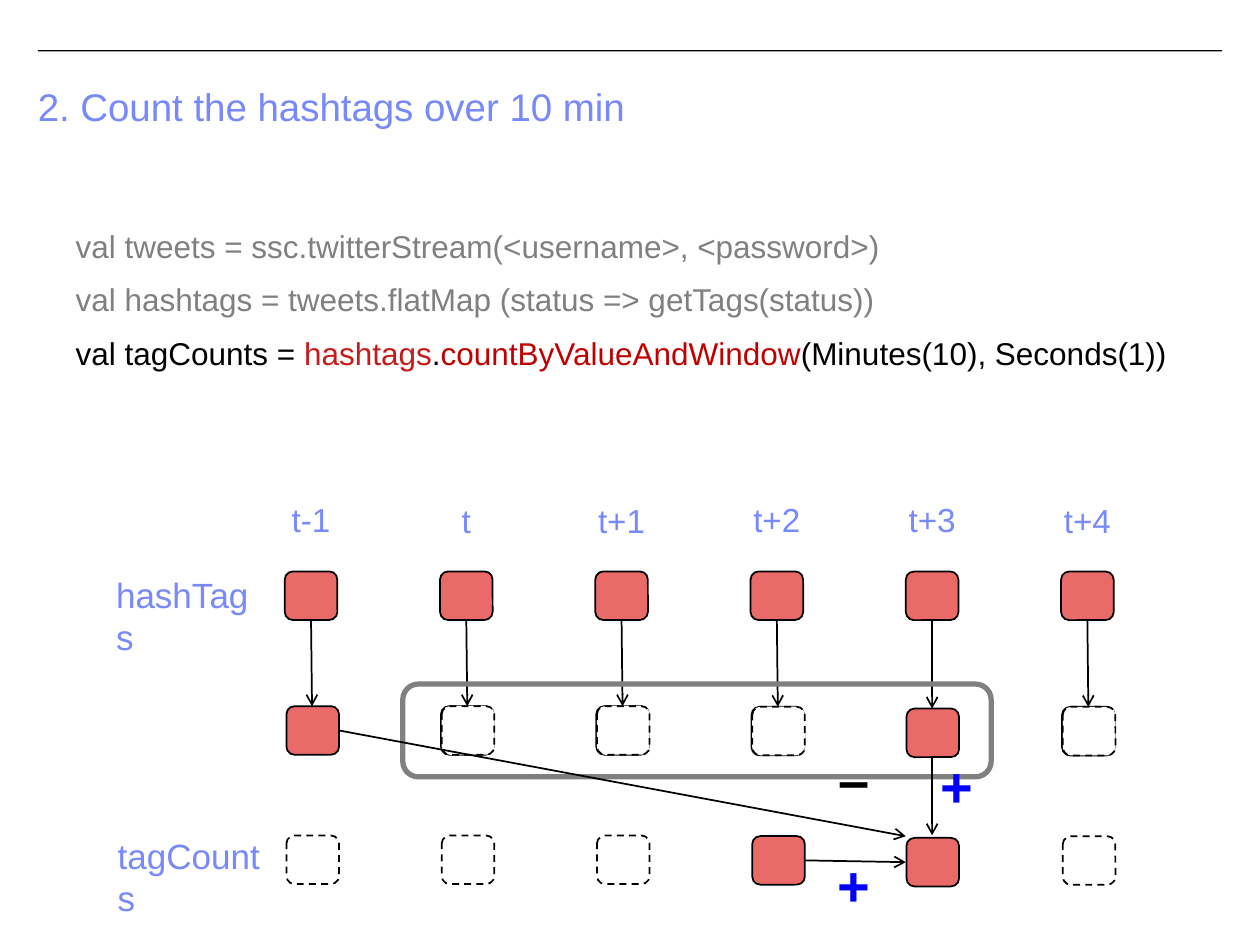
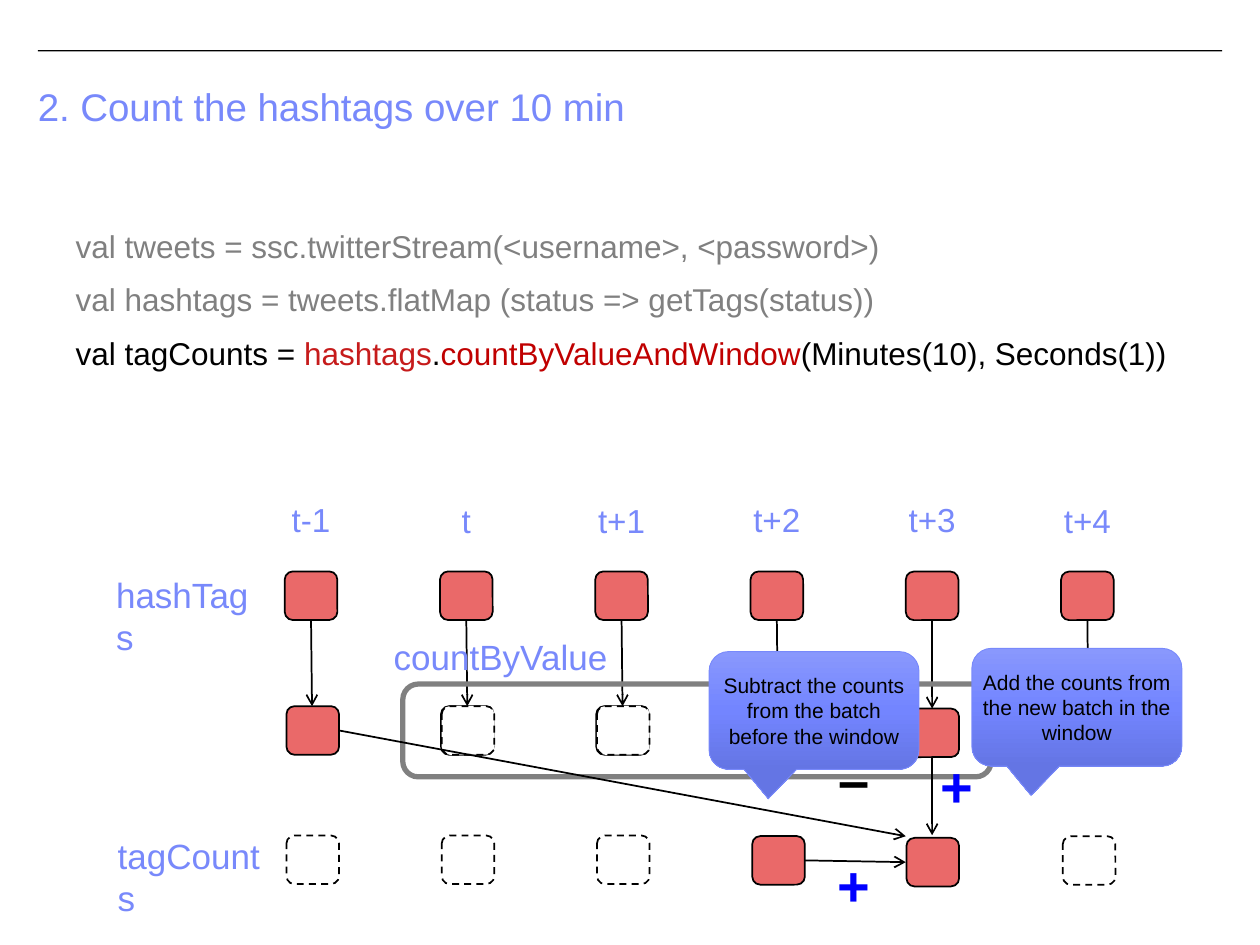
Before and after one commit to CS-W4121/cs-w4121.github.io, a slide deck: slide 51 of slides/Topic 6 - MapReduce and Spark.pptx (slide 46 before the commit). Drawn at 1260x945 pixels with LibreOffice and Linux fonts; fonts in the diff are those of the drawing. Boxes give left, top, right and bottom in pixels: in the first picture for what was removed or moved away, otherwise in the second. Text is boxed around its words. In the diff, an @@ line names an element or a change of style, - is before the commit and + after.

```diff
--- a/slides/Topic 6 - MapReduce and Spark.pptx
+++ b/slides/Topic 6 - MapReduce and Spark.pptx
@@ text added at [394,642,608,677], 20 pt, text #7889FB @@
+countByValue
@@ rounded speech box added at [709,651,920,769], fill gradient #8A98FD to #7486FF to #6575E5, outline #7889FB 0.5 pt, 12 pt, text #000000 @@
+Subtract the counts from the batch before the window
@@ rounded speech box added at [971,649,1182,766], fill gradient #8A98FD to #7486FF to #6575E5, outline #7889FB 0.5 pt, 12 pt, text #000000 @@
+Add the counts from the new batch in the window
```
Also in this commit, not shown: 14 other slides changed, 5 slides added, 3 slides removed, 1 other file.
